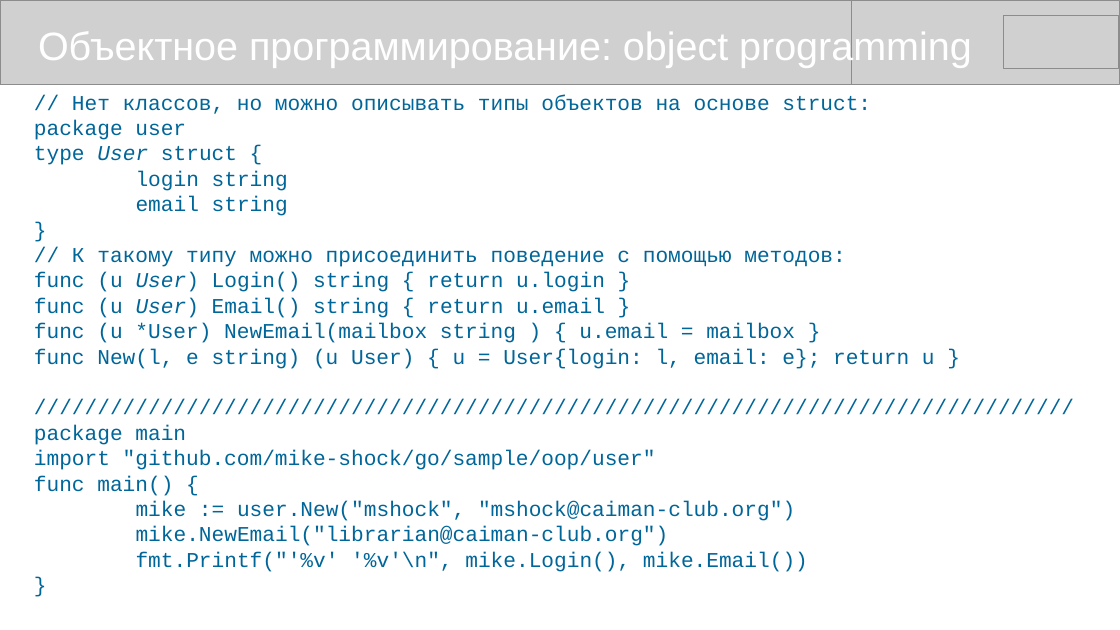
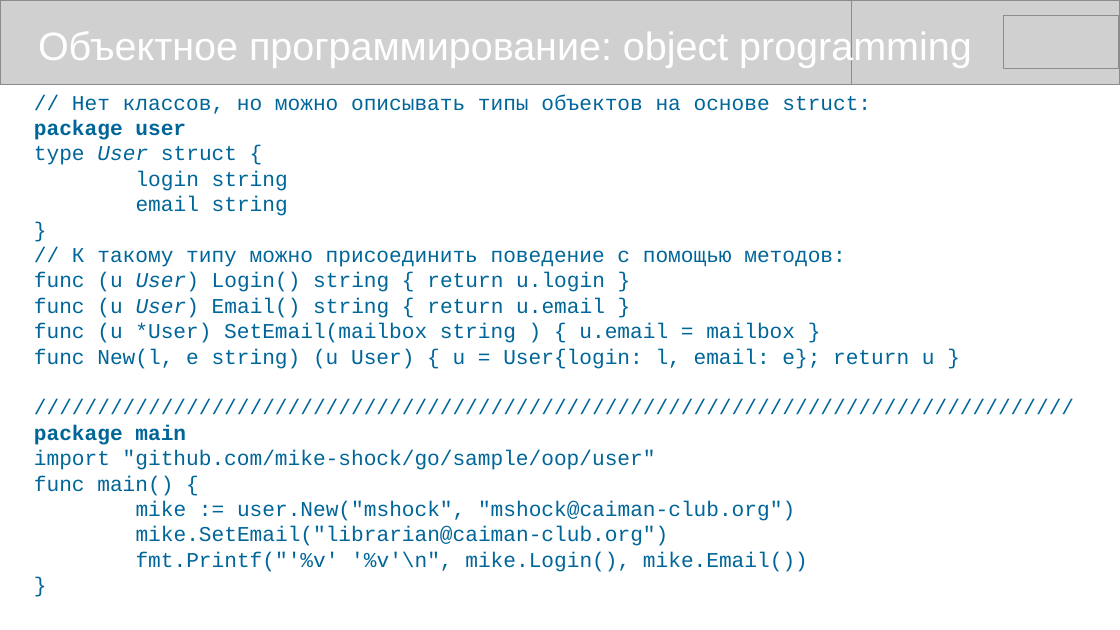
Before and after one commit to mike-shock/Go_language, a slide deck: slide 30 of Go_Review.odp. Drawn at 1120x630 pixels with LibreOffice and Linux fonts; fonts in the diff are those of the drawing; grey boxes stand for pictures. Boxes give left, top, right and bottom in pixels: in the first picture for what was removed or moved away, otherwise in the second. Text is boxed around its words. In the diff, an @@ line names an element or a change of style, - is before the commit and + after.

```diff
--- a/Go_Review.odp
+++ b/Go_Review.odp
@@ text at bbox=[34, 120, 186, 445]: bold on in "package user", "package main" @@
@@ text at bbox=[34, 323, 795, 343]: text changed @@
-func (u *User) NewEmail(mailbox string ) { u.email = mailbox }
+func (u *User) SetEmail(mailbox string ) { u.email = mailbox }
@@ text at bbox=[136, 526, 669, 546]: text changed @@
-mike.NewEmail("librarian@caiman-club.org")
+mike.SetEmail("librarian@caiman-club.org")
```
Also in this commit, not shown: 5 other slides changed, 1 other file.
